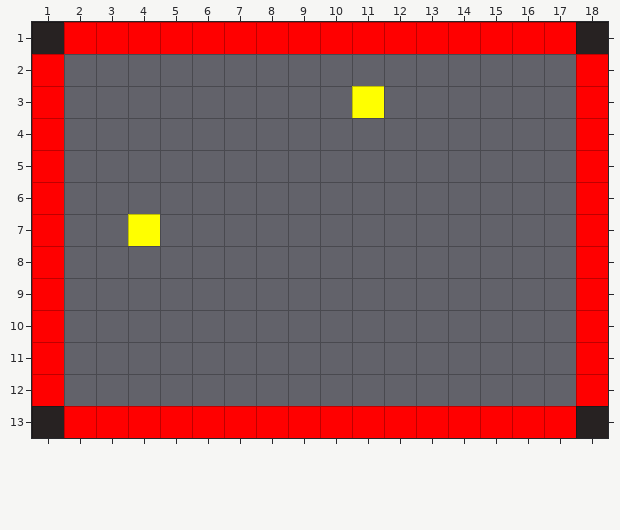
Two versions of a level (Tiled map, tiled/test.tmx). That is the earlier state.
Cells are 32x32 px. Shown: x 1..18, y 1..13.
The same view after the edit:
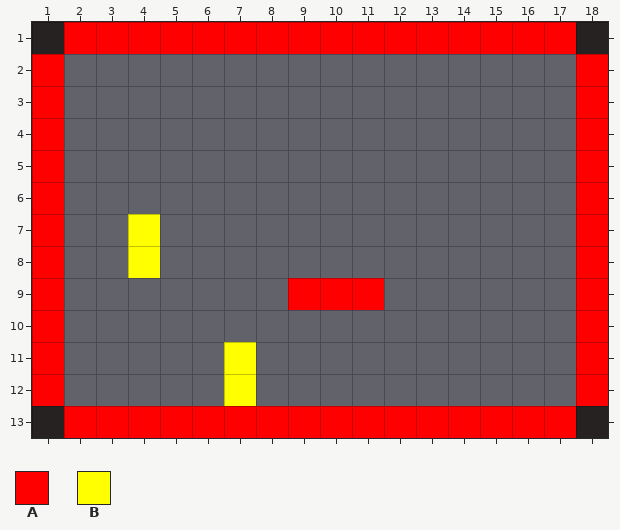
Key: from "bounds": A 0, B 3.
_ is an empty cell.
Objects are placed by their top-left corner, in cells (3,4 is the top-left corner of cell 3,4); size is 1x1 cell unless given.
Commit: NPCs spawn position fixed, movement controls completed
Difference:
Changed rows in their new state; . is an unchanged cell.
Layer "bounds":
first column x 9:
 9 AAA
Layer "events/spawn-player":
changed: B at 4,7 -> B at 4,7 size 1x2
Layer "events/spawn-placeholder":
changed: B at 11,3 -> B at 7,11 size 1x2
Where, in picture pixels (left, top, right, bottom), the same in both pictures:
old place: (352, 86, 384, 118)
changed: (128, 246, 160, 278)
added: (288, 278, 384, 310)
new place: (224, 342, 256, 406)
